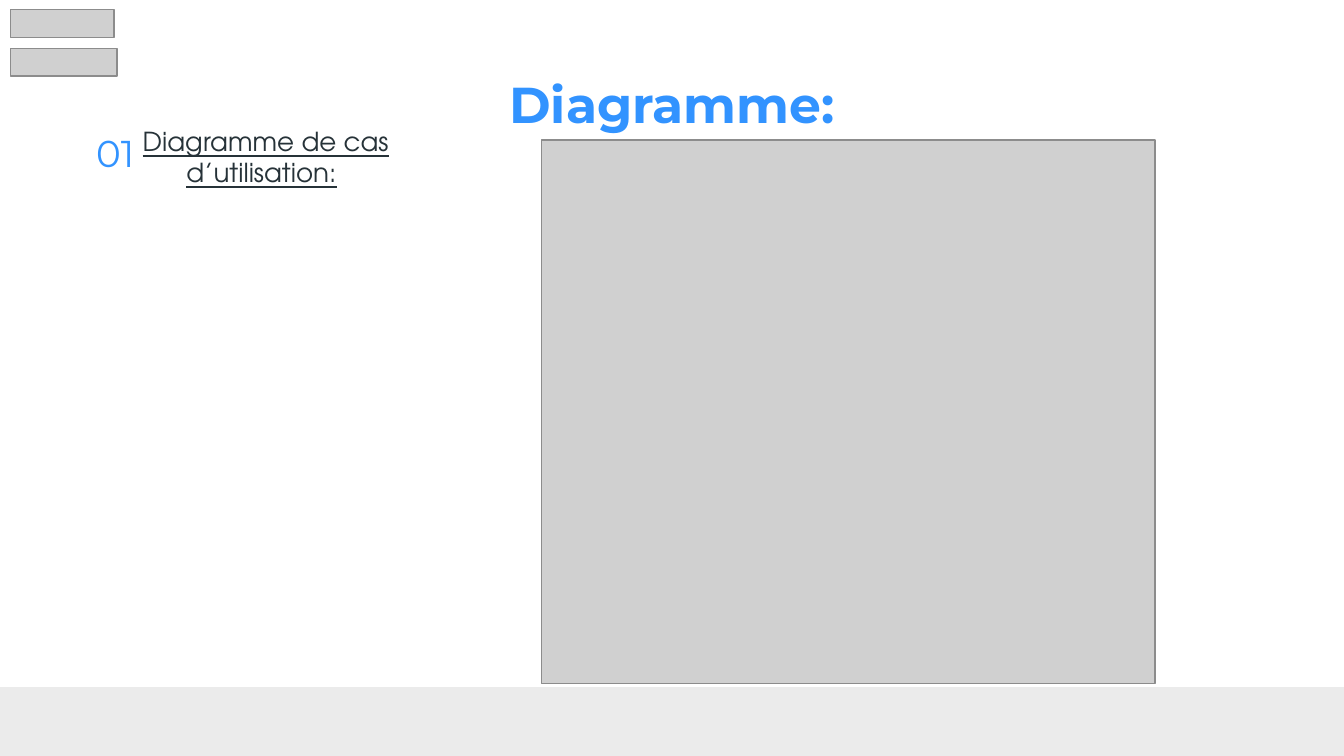
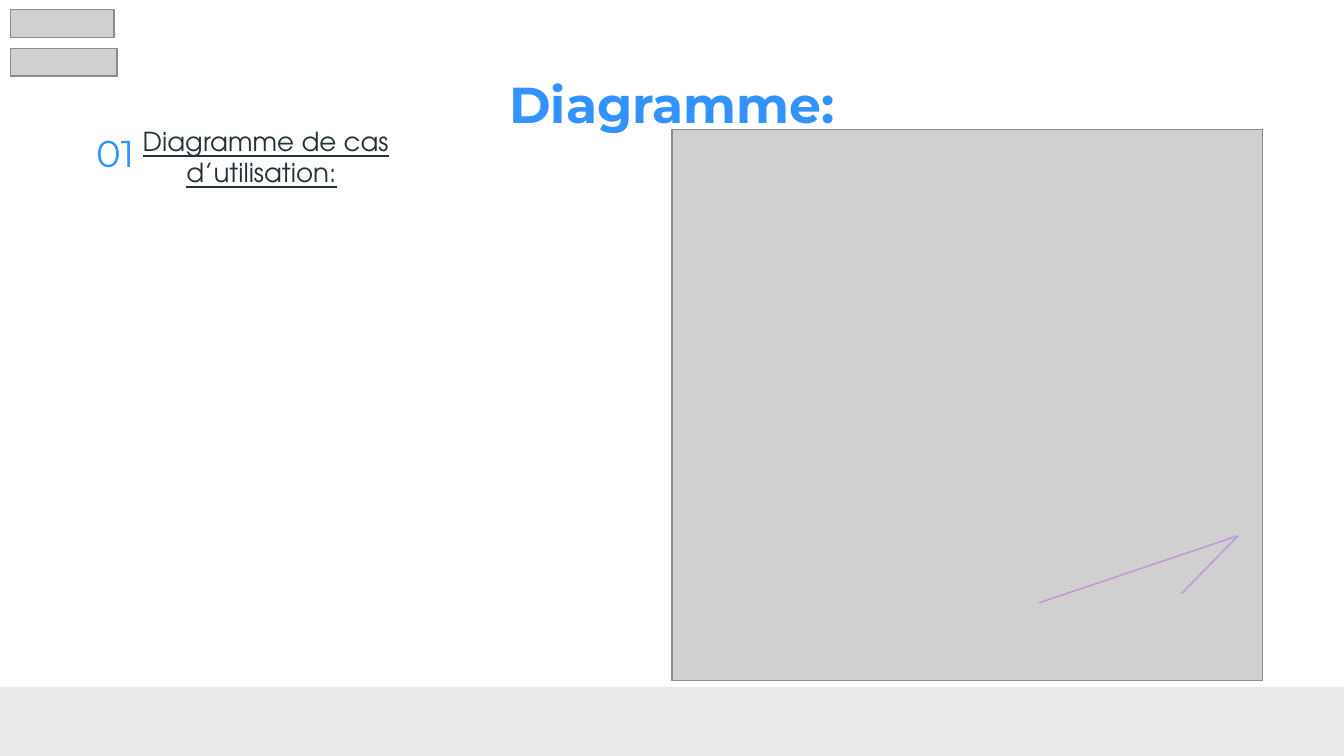
Before and after one commit to SanaaSaadoune/YouClubs, a slide deck: slide 7 of Présentation_Youclubs.pptx. Drawn at 1344x756 pixels with LibreOffice and Linux fonts; fonts in the diff are those of the drawing; grey boxes stand for pictures. Boxes give left, top, right and bottom in pixels: in the first picture for what was removed or moved away, otherwise in the second. Text is boxed around its words. In the diff, an @@ line names an element or a change of style, - is before the commit and + after.

```diff
--- a/Présentation_Youclubs.pptx
+++ b/Présentation_Youclubs.pptx
@@ picture: place and size @@
-picture at <box>542,140,1156,684</box>
+picture at <box>672,130,1263,681</box>
@@ line added from (1238, 536) to (1039, 603), #BD92DE 0.75 pt @@
@@ line added from (1238, 536) to (1181, 594), #BD92DE 0.75 pt @@
```
Also in this commit, not shown: 2 other slides changed, 1 slide added, 35 other files.
